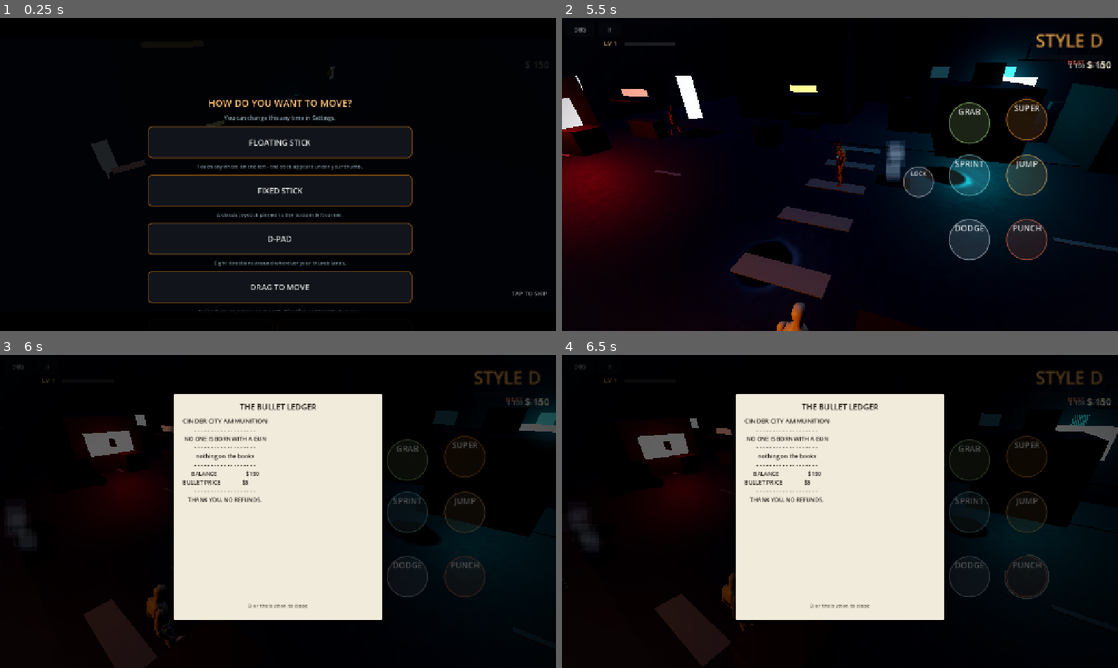
Above: before the commit, frames 1-4 (two rows, left to right).
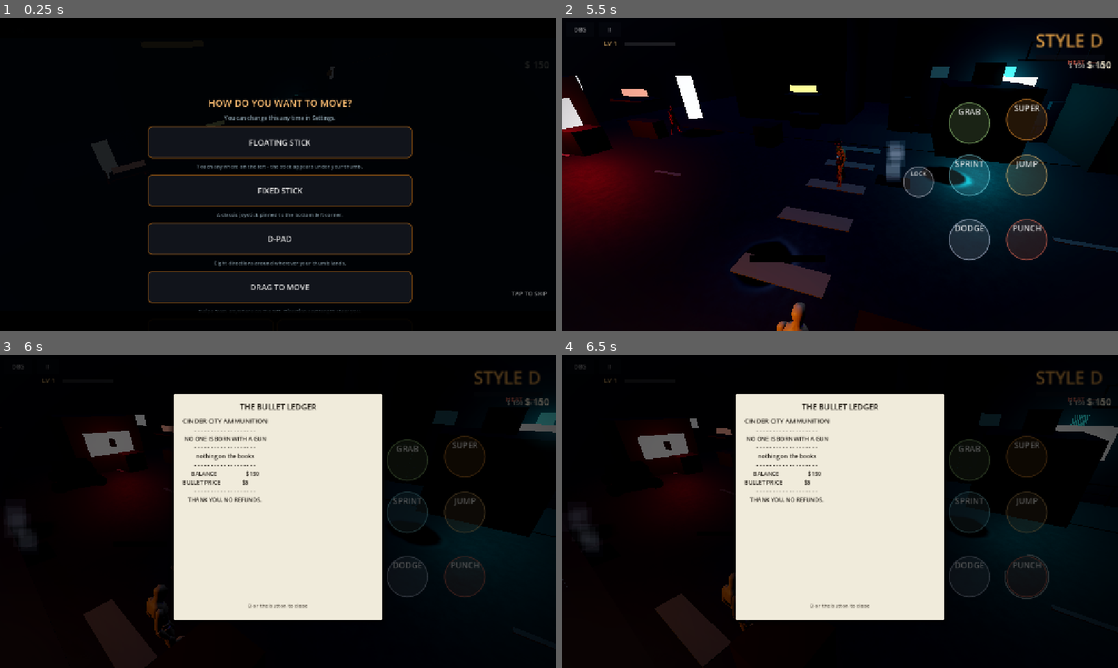
Above: after the commit, the same moments.

Repository: jamesrudh-arch/Barehands
Game: Godot game, scene res://scenes/main.tscn
The game is run twice, just before and just after one commit, with the same random seed, the same clock (stepped at 60 frames per second) and the same inputs.
Inputs (mouse positions are in pixels of both pictures, inside the frame that each line leads up to):
- Up to frame 1 (0.25 s): no input
- Up to frame 2 (5.5 s): click "FLOATING STICK" at 0.5 s; tap Enter (ui_accept) at 1.25 s; drag from (1029, 240) to (895, 105) at 1.27 s; drag from (967, 240) to (812, 237) at 2.02 s; move the mouse to (1029, 174) at 2.77 s; hold Right (ui_right) 2.78-3.5 s; tap L (lock) at 2.85 s; click (1029, 174) at 2.92 s; tap X (punch) at 3.05 s; drag from (967, 174) to (673, 127) at 3.52 s; drag from (967, 124) to (867, 174) at 4.27 s; drag from (917, 180) to (756, 96) at 5.02 s
- Up to frame 3 (6 s): move the mouse to (467, 455) at 5.77 s; hold Down (ui_down) from 5.78 s (still down); hold B (ledger) from 5.78 s (still down); click (467, 455) at 5.92 s
- Up to frame 4 (6.5 s): keep holding Down (ui_down); keep holding B (ledger); tap X (punch) at 6.05 s

Frame 1 is identical in both runs. In frame 2, 0.1% of the frame differs, in the area x 33-44%, y 75-78%; in frame 3, less than 0.1%; in frame 4, less than 0.1%.

Commit message:
B2.2: posture break + finisher opener (bible 4A)
Enemies now carry a posture bar (Tuning: posture_max 100, pre-seeded;
parry_posture_damage 30, pre-seeded; posture_regen_per_s 20,
posture_break_seconds 2.8 new). Landed hits fill it from
AttackData.posture_damage - the .tres set regenerated with lights
chipping (jab 4 ... hook 8) and heavies/counters threatening (20-35,
super 60, slams 30, throw_slam 40). A parried enemy bites off 30 more.
At the cap the enemy POSTURE-BREAKS: a long gold stagger (2.8 s) with a
gold flash, a ring, a style 'posture' bonus - and the FINISHER OPENER:
a heavy on a broken enemy executes exactly like on a nearly-done one
(player._swing_kind now reads posture_broken()). Regen only starts
2.5 s after the last threat and runs at 20/s, so sustained pressure
always reaches the break; only walking away drains the bar.

Visual: a code-built billboard bar above the head (two unshaded
quads, gold fill) shows the threat once past 6%; a brief full-bar
flash marks the break.

The stagger honours a duration now (parry 1.4 s, break 2.8 s); the
break flag clears whenever the enemy leaves STAGGER any other way.

Test: smoke_combat phase 4 drives five held heavies into a fresh
dummy (hp 30 - the finisher must come from posture, not low hp),
verifies the bar fills (peak 80+), the break stagger opens, and the
opener heavy EXECUTES the broken enemy. Writing it surfaced real
input-semantics knowledge now encoded in its comments: a held press
needs 0.30 s to become heavy (early release fires the light), a press
mid-swing buffers into the light chain, and re-pressing every frame
resets the hold age so the heavy never fires.

Also: tuning.gd had pre-seeded posture_max/parry_posture_damage - the
patch now uses those keys instead of duplicating them, and the enemy
lambda-as-local-call parse error became a proper _bar_quad() method.

Verified: import 0 errors; smoke_combat PASS (incl. posture phase) 0
errors; smoke_depth, smoke_combos 39, smoke all PASS 0 errors;
logic tests 9/9.

Diff:
--- a/bare-hands/attacks/backfist.tres
+++ b/bare-hands/attacks/backfist.tres
@@ -10,6 +10,7 @@
 knockback = Vector3(4.0, 0.0, 0.0)
 shake_intensity = 0.3
 camera_punch = 3.5
+posture_damage = 10.0
 cancel_start_ms = 150.0
 cancel_end_ms = 350.0
 haptic_pattern = "light"
--- a/bare-hands/attacks/cross.tres
+++ b/bare-hands/attacks/cross.tres
@@ -10,6 +10,7 @@
 knockback = Vector3(5.0, 0.0, 0.0)
 shake_intensity = 0.35
 camera_punch = 3.0
+posture_damage = 8.0
 cancel_start_ms = 150.0
 cancel_end_ms = 350.0
 haptic_pattern = "light"
--- a/bare-hands/attacks/hook.tres
+++ b/bare-hands/attacks/hook.tres
@@ -10,6 +10,7 @@
 knockback = Vector3(5.0, 0.0, 0.0)
 shake_intensity = 0.35
 camera_punch = 3.0
+posture_damage = 8.0
 cancel_start_ms = 150.0
 cancel_end_ms = 350.0
 haptic_pattern = "light"
--- a/bare-hands/attacks/jab.tres
+++ b/bare-hands/attacks/jab.tres
@@ -10,6 +10,7 @@
 knockback = Vector3(3.0, 0.0, 0.0)
 shake_intensity = 0.2
 camera_punch = 1.5
+posture_damage = 4.0
 cancel_start_ms = 150.0
 cancel_end_ms = 350.0
 haptic_pattern = "light"
--- a/bare-hands/attacks/knee.tres
+++ b/bare-hands/attacks/knee.tres
@@ -10,6 +10,7 @@
 knockback = Vector3(0.5, 0.0, 0.0)
 shake_intensity = 0.2
 camera_punch = 1.5
+posture_damage = 6.0
 cancel_start_ms = 0.0
 cancel_end_ms = 0.0
 haptic_pattern = "light"
--- a/bare-hands/attacks/slam_car.tres
+++ b/bare-hands/attacks/slam_car.tres
@@ -10,6 +10,7 @@
 knockback = Vector3(7.5, 0.0, 0.0)
 shake_intensity = 0.8
 camera_punch = 5.0
+posture_damage = 30.0
 cancel_start_ms = 0.0
 cancel_end_ms = 0.0
 haptic_pattern = "heavy"
--- a/bare-hands/attacks/slam_chain.tres
+++ b/bare-hands/attacks/slam_chain.tres
@@ -10,6 +10,7 @@
 knockback = Vector3(7.5, 0.0, 0.0)
 shake_intensity = 0.8
 camera_punch = 5.0
+posture_damage = 30.0
 cancel_start_ms = 0.0
 cancel_end_ms = 0.0
 haptic_pattern = "heavy"
--- a/bare-hands/attacks/slam_rail.tres
+++ b/bare-hands/attacks/slam_rail.tres
@@ -10,6 +10,7 @@
 knockback = Vector3(7.5, 0.0, 0.0)
 shake_intensity = 0.7
 camera_punch = 5.0
+posture_damage = 30.0
 cancel_start_ms = 0.0
 cancel_end_ms = 0.0
 haptic_pattern = "heavy"
--- a/bare-hands/attacks/slam_shutter.tres
+++ b/bare-hands/attacks/slam_shutter.tres
@@ -10,6 +10,7 @@
 knockback = Vector3(7.5, 0.0, 0.0)
 shake_intensity = 0.8
 camera_punch = 5.0
+posture_damage = 30.0
 cancel_start_ms = 0.0
 cancel_end_ms = 0.0
 haptic_pattern = "heavy"
--- a/bare-hands/attacks/slam_wall.tres
+++ b/bare-hands/attacks/slam_wall.tres
@@ -10,6 +10,7 @@
 knockback = Vector3(7.5, 0.0, 0.0)
 shake_intensity = 0.7
 camera_punch = 5.0
+posture_damage = 30.0
 cancel_start_ms = 0.0
 cancel_end_ms = 0.0
 haptic_pattern = "heavy"
--- a/bare-hands/attacks/sweep.tres
+++ b/bare-hands/attacks/sweep.tres
@@ -10,6 +10,7 @@
 knockback = Vector3(1.6, 0.0, 0.0)
 shake_intensity = 0.5
 camera_punch = 4.0
+posture_damage = 20.0
 cancel_start_ms = 0.0
 cancel_end_ms = 0.0
 haptic_pattern = "heavy"
--- a/bare-hands/attacks/tap.tres
+++ b/bare-hands/attacks/tap.tres
@@ -10,6 +10,7 @@
 knockback = Vector3(0.6, 0.0, 0.0)
 shake_intensity = 0.15
 camera_punch = 1.0
+posture_damage = 2.0
 cancel_start_ms = 0.0
 cancel_end_ms = 0.0
 haptic_pattern = "light"
--- a/bare-hands/attacks/throw_slam.tres
+++ b/bare-hands/attacks/throw_slam.tres
@@ -10,6 +10,7 @@
 knockback = Vector3(2.0, 2.0, 0.0)
 shake_intensity = 0.7
 camera_punch = 5.0
+posture_damage = 40.0
 cancel_start_ms = 0.0
 cancel_end_ms = 0.0
 haptic_pattern = "heavy"
--- a/bare-hands/scripts/attack_data.gd
+++ b/bare-hands/scripts/attack_data.gd
@@ -60,15 +60,15 @@
 ## values. The .tres files under res://attacks/ override these; a missing
 ## or broken .tres falls back here so a fight can never crash.
 const DEFAULTS := {
-	"jab": {"damage": 1, "hitstop_frames": 4, "knockback": Vector3(3.0, 0.0, 0.0),
+	"jab": {"damage": 1, "hitstop_frames": 4, "knockback": Vector3(3.0, 0.0, 0.0), "posture_damage": 4.0,
 		"shake_intensity": 0.2, "camera_punch": 1.5, "haptic_pattern": "light",
 		"audio_layers": ["punch_med_0"], "style_tag": "jab", "super_gain": 1.0,
 		"cancel_start_ms": 150.0, "cancel_end_ms": 350.0},
-	"cross": {"damage": 2, "hitstop_frames": 7, "knockback": Vector3(5.0, 0.0, 0.0),
+	"cross": {"damage": 2, "hitstop_frames": 7, "knockback": Vector3(5.0, 0.0, 0.0), "posture_damage": 8.0,
 		"shake_intensity": 0.35, "camera_punch": 3.0, "haptic_pattern": "light",
 		"audio_layers": ["punch_heavy_0", "body_med_0"], "style_tag": "cross",
 		"super_gain": 2.0, "cancel_start_ms": 150.0, "cancel_end_ms": 350.0},
-	"hook": {"damage": 2, "hitstop_frames": 7, "knockback": Vector3(5.0, 0.0, 0.0),
+	"hook": {"damage": 2, "hitstop_frames": 7, "knockback": Vector3(5.0, 0.0, 0.0), "posture_damage": 8.0,
 		"shake_intensity": 0.35, "camera_punch": 3.0, "haptic_pattern": "light",
 		"audio_layers": ["punch_heavy_0", "body_med_0"], "style_tag": "hook",
 		"super_gain": 2.0, "cancel_start_ms": 150.0, "cancel_end_ms": 350.0},
@@ -101,7 +101,7 @@
 		"shake_intensity": 0.45, "camera_punch": 4.5, "haptic_pattern": "heavy",
 		"audio_layers": ["body_heavy_0"], "style_tag": "kick", "super_gain": 2.0,
 		"cancel_start_ms": 0.0, "cancel_end_ms": 0.0, "posture_damage": 15.0},
-	"backfist": {"damage": 2, "hitstop_frames": 6, "knockback": Vector3(4.0, 0.0, 0.0),
+	"backfist": {"damage": 2, "hitstop_frames": 6, "knockback": Vector3(4.0, 0.0, 0.0), "posture_damage": 10.0,
 		"shake_intensity": 0.3, "camera_punch": 3.5, "haptic_pattern": "light",
 		"audio_layers": ["punch_med_1"], "style_tag": "backfist", "super_gain": 2.0,
 		"cancel_start_ms": 150.0, "cancel_end_ms": 350.0},
@@ -120,44 +120,44 @@
 		"audio_layers": ["metal_ring_0", "sub_hit_0"], "style_tag": "pipe_heavy",
 		"super_gain": 3.0, "cancel_start_ms": 0.0, "cancel_end_ms": 0.0,
 		"posture_damage": 35.0},
-	"knee": {"damage": 1, "hitstop_frames": 4, "knockback": Vector3(0.5, 0.0, 0.0),
+	"knee": {"damage": 1, "hitstop_frames": 4, "knockback": Vector3(0.5, 0.0, 0.0), "posture_damage": 6.0,
 		"shake_intensity": 0.2, "camera_punch": 1.5, "haptic_pattern": "light",
 		"audio_layers": ["punch_med_2"], "style_tag": "knee", "super_gain": 1.0,
 		"cancel_start_ms": 0.0, "cancel_end_ms": 0.0},
-	"throw_slam": {"damage": 3, "hitstop_frames": 8, "knockback": Vector3(2.0, 2.0, 0.0),
+	"throw_slam": {"damage": 3, "hitstop_frames": 8, "knockback": Vector3(2.0, 2.0, 0.0), "posture_damage": 40.0,
 		"shake_intensity": 0.7, "camera_punch": 5.0, "haptic_pattern": "heavy",
 		"audio_layers": ["wood_heavy_0", "sub_hit_0"], "style_tag": "throw_slam",
 		"super_gain": 3.0, "cancel_start_ms": 0.0, "cancel_end_ms": 0.0},
-	"tap": {"damage": 1, "hitstop_frames": 3, "knockback": Vector3(0.6, 0.0, 0.0),
+	"tap": {"damage": 1, "hitstop_frames": 3, "knockback": Vector3(0.6, 0.0, 0.0), "posture_damage": 2.0,
 		"shake_intensity": 0.15, "camera_punch": 1.0, "haptic_pattern": "light",
 		"audio_layers": ["punch_med_0"], "style_tag": "tap", "super_gain": 0.5,
 		"cancel_start_ms": 0.0, "cancel_end_ms": 0.0},
-	"slam_wall": {"damage": 99, "hitstop_frames": 8, "knockback": Vector3(7.5, 0.0, 0.0),
+	"slam_wall": {"damage": 99, "hitstop_frames": 8, "knockback": Vector3(7.5, 0.0, 0.0), "posture_damage": 30.0,
 		"shake_intensity": 0.7, "camera_punch": 5.0, "haptic_pattern": "heavy",
 		"audio_layers": ["wood_heavy_0", "sub_hit_0"], "style_tag": "slam",
 		"super_gain": 3.0, "cancel_start_ms": 0.0, "cancel_end_ms": 0.0,
 		"slow_mo_seconds": 0.4, "slow_mo_scale": 0.45},
-	"slam_car": {"damage": 99, "hitstop_frames": 8, "knockback": Vector3(7.5, 0.0, 0.0),
+	"slam_car": {"damage": 99, "hitstop_frames": 8, "knockback": Vector3(7.5, 0.0, 0.0), "posture_damage": 30.0,
 		"shake_intensity": 0.8, "camera_punch": 5.0, "haptic_pattern": "heavy",
 		"audio_layers": ["metal_ring_0", "sub_hit_0"], "style_tag": "slam",
 		"super_gain": 3.0, "cancel_start_ms": 0.0, "cancel_end_ms": 0.0,
 		"slow_mo_seconds": 0.4, "slow_mo_scale": 0.45},
-	"slam_rail": {"damage": 99, "hitstop_frames": 8, "knockback": Vector3(7.5, 0.0, 0.0),
+	"slam_rail": {"damage": 99, "hitstop_frames": 8, "knockback": Vector3(7.5, 0.0, 0.0), "posture_damage": 30.0,
 		"shake_intensity": 0.7, "camera_punch": 5.0, "haptic_pattern": "heavy",
 		"audio_layers": ["metal_ring_0", "sub_hit_0"], "style_tag": "slam",
 		"super_gain": 3.0, "cancel_start_ms": 0.0, "cancel_end_ms": 0.0,
 		"slow_mo_seconds": 0.4, "slow_mo_scale": 0.45},
-	"slam_shutter": {"damage": 99, "hitstop_frames": 8, "knockback": Vector3(7.5, 0.0, 0.0),
+	"slam_shutter": {"damage": 99, "hitstop_frames": 8, "knockback": Vector3(7.5, 0.0, 0.0), "posture_damage": 30.0,
 		"shake_intensity": 0.8, "camera_punch": 5.0, "haptic_pattern": "heavy",
 		"audio_layers": ["metal_ring_0", "glass_med_0"], "style_tag": "slam",
 		"super_gain": 3.0, "cancel_start_ms": 0.0, "cancel_end_ms": 0.0,
 		"slow_mo_seconds": 0.4, "slow_mo_scale": 0.45},
-	"slam_chain": {"damage": 99, "hitstop_frames": 8, "knockback": Vector3(7.5, 0.0, 0.0),
+	"slam_chain": {"damage": 99, "hitstop_frames": 8, "knockback": Vector3(7.5, 0.0, 0.0), "posture_damage": 30.0,
 		"shake_intensity": 0.8, "camera_punch": 5.0, "haptic_pattern": "heavy",
 		"audio_layers": ["metal_ring_1", "sub_hit_0"], "style_tag": "slam",
 		"super_gain": 3.0, "cancel_start_ms": 0.0, "cancel_end_ms": 0.0,
 		"slow_mo_seconds": 0.4, "slow_mo_scale": 0.45},
-	"sweep": {"damage": 2, "hitstop_frames": 6, "knockback": Vector3(1.6, 0.0, 0.0),
+	"sweep": {"damage": 2, "hitstop_frames": 6, "knockback": Vector3(1.6, 0.0, 0.0), "posture_damage": 20.0,
 		"shake_intensity": 0.5, "camera_punch": 4.0, "haptic_pattern": "heavy",
 		"audio_layers": ["body_heavy_0"], "style_tag": "sweep", "super_gain": 2.0,
 		"cancel_start_ms": 0.0, "cancel_end_ms": 0.0},
--- a/bare-hands/scripts/enemy.gd
+++ b/bare-hands/scripts/enemy.gd
@@ -29,6 +29,13 @@
 var _edge_color := Color(1, 1, 1)
 var _struck := false
 var _topple := 0.0
+# posture (Batch 2, bible 4A): fills from landed hits and parries; at the
+# cap the enemy BREAKS - a long gold stagger that opens the finisher.
+var posture := 0.0
+var _posture_at := 0  # msec of the last posture damage (regen delay)
+var _posture_break := false
+var _stagger_dur := 1.4
+var _posture_fill: MeshInstance3D = null  # billboard gold bar
 var _combo_step := 0  # boss: where in the 3-hit combo we are
 var _next_is_grab := false  # boss: every third attack cycle is a grab
 var _cycle := 0
@@ -52,6 +59,7 @@
 
 
 func _ready() -> void:
+	_build_posture_bar()
 	add_to_group("enemy")
 	hp = max_hp
 	_spawn = global_position
@@ -127,6 +135,7 @@
 		return  # selective hitstop: the target holds mid-impact
 	_t += delta
 	_state_t += delta
+	_posture_step(delta)
 	if not is_on_floor():
 		# a launched enemy falls HEAVIER: a floaty arc reads as a figure
 		# hovering over the HUD on the phone
@@ -179,7 +188,7 @@
 				_enter(State.IDLE if kind == 0 else State.WALK)
 		State.STAGGER:
 			_brake(delta)
-			if _state_t > 1.4:
+			if _state_t > _stagger_dur:
 				_enter(State.RECOVER)
 		State.DOWN:
 			_brake(delta)
@@ -301,6 +310,7 @@
 ## Shared parry flow: the attacker is staggered, the counter window opens.
 func parried() -> void:
 	Fx.slow_mo(0.7, 0.35)
+	_posture_gain(Tuning.v("parry_posture_damage"))
 	var p := _player()
 	if p:
 		p.open_counter(1.3)
@@ -333,10 +343,11 @@
 	dir.y = 0.0
 	dir = dir.normalized()
 	var dmg := _damage_of(hit_kind)
-	# knockback lives in res://attacks/<kind>.tres (x = push along the
-	# hit, y = lift, z = lateral); the match below keeps only the
-	# reaction identity - anim, flash, launches, DOWN states.
-	var knock := AttackData.for_attack(hit_kind).knockback.x
+	# knockback and posture both live in res://attacks/<kind>.tres
+	# (knockback: x = push, y = lift, z = lateral); the match below keeps
+	# only the reaction identity - anim, flash, launches, DOWN states.
+	var ad := AttackData.for_attack(hit_kind)
+	var knock := ad.knockback.x
 	match hit_kind:
 		"jab":
 			_play("Hit_Chest", 0.04, 1.5)
@@ -426,9 +437,11 @@
 			_die(hit_kind)
 		return
 	velocity = dir * knock
+	if not armoured_hit:
+		_posture_gain(ad.posture_damage)
 	if hp <= 0:
 		_die(hit_kind)
-	elif hit_kind != "knee":
+	elif hit_kind != "knee" and not _posture_break:
 		_enter(State.FLINCH)
 
 
@@ -493,6 +506,86 @@
 func _enter(s: int) -> void:
 	state = s
 	_state_t = 0.0
+	if s != State.STAGGER:
+		_posture_break = false
+		_stagger_dur = 1.4
+
+
+## --- posture (Batch 2) ------------------------------------------------------------
+
+func posture_broken() -> bool:
+	return _posture_break
+
+
+## Posture damage from a landed hit or a parry. At the cap: the BREAK -
+## a long gold stagger that opens the finisher window.
+func _posture_gain(amount: float) -> void:
+	if amount <= 0.0 or state in [State.DOWN, State.GRABBED, State.LAUNCHED]:
+		return
+	_posture_at = Time.get_ticks_msec()
+	posture = minf(posture + amount, Tuning.v("posture_max"))
+	if posture >= Tuning.v("posture_max"):
+		posture = 0.0
+		_posture_break = true
+		_stagger_dur = Tuning.v("posture_break_seconds")
+		_enter(State.STAGGER)
+		_play("Hit_Head", 0.05, 0.8)
+		_flash_white(Color(1.0, 0.85, 0.2), 3.2)  # gold: the tell
+		Sound.play("metal_ring_1", -8.0, 0.7)
+		Fx.shake(0.3)
+		if _style():
+			_style().add("posture")
+		_posture_flash_bar()
+
+
+func _posture_step(delta: float) -> void:
+	# the bar eases back down once nothing has threatened it for a beat -
+	# slow enough that SUSTAINED pressure always reaches the break; only
+	# walking away (a whiffed string, a reset) lets it drain
+	if _posture_at > 0 and Time.get_ticks_msec() - _posture_at > 2500:
+		posture = maxf(posture - Tuning.v("posture_regen_per_s") * delta, 0.0)
+	if _posture_fill != null:
+		var frac := clampf(posture / Tuning.v("posture_max"), 0.0, 1.0)
+		_posture_fill.visible = frac > 0.06
+		_posture_fill.scale.x = maxf(frac, 0.01)
+		_posture_fill.position.x = -0.35 * (1.0 - frac)
+
+
+## A brief all-bar flash as the break lands (the bar empties, so the
+## flash is the cue the window opened).
+func _posture_flash_bar() -> void:
+	if _posture_fill == null:
+		return
+	var tw := create_tween()
+	_posture_fill.visible = true
+	_posture_fill.scale.x = 1.0
+	_posture_fill.position.x = 0.0
+	tw.tween_interval(0.35)
+	tw.tween_callback(func() -> void: _posture_fill.visible = false)
+
+
+## The billboard: two unshaded quads above the head, gold fill on dark.
+func _build_posture_bar() -> void:
+	var holder := Node3D.new()
+	holder.position = Vector3(0.0, 2.45, 0.0)
+	add_child(holder)
+	_bar_quad(holder, 0.74, Color(0.05, 0.05, 0.06, 0.85))
+	_posture_fill = _bar_quad(holder, 0.7, Color(1.0, 0.82, 0.25))
+	_posture_fill.visible = false
+
+
+func _bar_quad(parent: Node, size_x: float, color: Color) -> MeshInstance3D:
+	var mi := MeshInstance3D.new()
+	var q := QuadMesh.new()
+	q.size = Vector2(size_x, 0.07)
+	var m := StandardMaterial3D.new()
+	m.shading_mode = BaseMaterial3D.SHADING_MODE_UNSHADED
+	m.billboard_mode = BaseMaterial3D.BILLBOARD_ENABLED
+	m.albedo_color = color
+	q.material = m
+	mi.mesh = q
+	parent.add_child(mi)
+	return mi
 
 
 func _brake(delta: float) -> void:
--- a/bare-hands/scripts/player.gd
+++ b/bare-hands/scripts/player.gd
@@ -654,7 +654,8 @@
 	if _punch_heavy:
 		if has_pipe:
 			return "pipe_heavy"
-		if target.hp <= 2 and target.state != Enemy.State.DOWN:
+		if (target.hp <= 2 or target.posture_broken()) \
+				and target.state != Enemy.State.DOWN:
 			return "finisher"
 		if target.state == Enemy.State.STAGGER or target.state == Enemy.State.FLINCH:
 			return "launcher"
--- a/bare-hands/scripts/style_meter.gd
+++ b/bare-hands/scripts/style_meter.gd
@@ -6,7 +6,7 @@
 
 const BASE := {
 	"jab": 6.0, "cross": 10.0, "dodge": 8.0, "parry": 18.0,
-	"counter": 25.0, "slam": 35.0, "takedown": 15.0,
+	"counter": 25.0, "slam": 35.0, "takedown": 15.0, "posture": 22.0,
 }
 const RANKS := ["D", "C", "B", "A", "S"]
 const MULT := [1.0, 1.2, 1.5, 2.0, 3.0]
--- a/bare-hands/scripts/tuning.gd
+++ b/bare-hands/scripts/tuning.gd
@@ -27,6 +27,8 @@
 	"hitstop_light_frames": 3.0,
 	"hitstop_heavy_frames": 8.0,
 	"input_buffer_ms": 350.0,  # shipped feel (the design guess was 200)
+	"posture_regen_per_s": 20.0,
+	"posture_break_seconds": 2.8,  # the finisher window
 	"attack_tokens_ring": 2.0,  # bible 4A: max concurrent attackers, 3-4 engaged
 	"attack_tokens_crowd": 3.0,  # bible 4A: max concurrent attackers, 5+ engaged
 	"parry_window_ms": 300.0,
--- a/bare-hands/tests/smoke_combat.gd
+++ b/bare-hands/tests/smoke_combat.gd
@@ -19,6 +19,14 @@
 
 var _saw_punch_anim := false
 var _saw_slowmo := false
+var _posture_peak := 0.0
+var _posture_broke := false
+var _posture_hold := false
+var _posture_landed := 0
+var _posture_hp_last := 30
+var _posture_pf := -1
+var _posture_saw_heavy := false
+var _posture_opener := false
 var _tele_at := -1
 var _dodged := false
 var _counter_punched := false
@@ -74,6 +82,8 @@
 			_parry()
 		3:
 			_slam()
+		4:
+			_posture()
 		_:
 			_finish()
 
@@ -198,6 +208,84 @@
 		_next()
 
 
+# --- 4: posture break opens the finisher (Batch 2, bible 4A) ------------------
+
+
+func _posture() -> void:
+	if _pf == 1:
+		# a FRESH dummy with plenty of hp: the finisher must come from the
+		# posture break, not from a low-hp read
+		# far WEST, clear of the crate the slam phase left behind: the
+		# heavies knock the dummy east ~2 m each and the chase must have room
+		_dummy.global_position = Vector3(-14.5, 0.02, 0.5)
+		_dummy.velocity = Vector3.ZERO
+		_dummy.state = Enemy.State.IDLE
+		_dummy.set("hp", 30)
+		_dummy.set("posture", 0.0)
+		_player.global_position = Vector3(-15.6, 0.05, 0.5)
+		_player.velocity = Vector3.ZERO
+		_face_east()
+		_posture_peak = 0.0
+		_posture_broke = false
+		_posture_hold = false
+		_posture_landed = 0
+		_posture_hp_last = 30
+	# a fresh HEAVY only when free. The hold must outlast the 0.30 s
+	# heavy threshold - releasing early fires the LIGHT instead - so hold
+	# until the heavy swing has actually started, then release once it
+	# ends. Before each press the dummy is re-snapped in front of the
+	# hero: knockback drift must not decide whether the test can reach
+	# the bar (the street's props are not this phase's subject).
+	_set_move(Vector2(0, -1))
+	if _pf >= 10 and not _posture_hold \
+			and _player.state != Player.State.PUNCH and not _posture_broke:
+		_dummy.velocity = Vector3.ZERO
+		_dummy.global_position = _player.global_position + Vector3(1.1, 0.0, 0.0)
+		InputBus.punch_press()
+		_posture_hold = true
+	if _posture_hold:
+		if _player.state == Player.State.PUNCH and bool(_player.get("_punch_heavy")):
+			_posture_saw_heavy = true
+		if _posture_saw_heavy and _player.state != Player.State.PUNCH:
+			InputBus.punch_release()
+			_posture_hold = false
+			_posture_saw_heavy = false
+	_posture_peak = maxf(_posture_peak, float(_dummy.get("posture")))
+	if _dummy.state == Enemy.State.STAGGER and bool(_dummy.get("_posture_break")):
+		_posture_broke = true
+		if _posture_pf < 0:
+			_posture_pf = _pf
+	if _posture_broke and _pf == _posture_pf + 30:
+		InputBus.punch_release()
+		_set_move(Vector2.ZERO)
+		_check(_posture_peak >= 80.0, "heavies fill the posture bar (max %.0f)" % _posture_peak)
+		_check(float(_dummy.get("hp")) > 2.0, "finisher came from posture, not low hp (hp %.0f)" % float(_dummy.get("hp")))
+	# the opener: a HEAVY on a broken enemy - pressed ONCE when the hero is
+	# free (a press every frame would reset the hold age and the heavy
+	# threshold would never be reached; a press mid-swing buffers a light)
+	if _posture_broke and not _posture_opener and _pf > _posture_pf + 30 \
+			and _player.state != Player.State.PUNCH:
+		_posture_opener = true
+		_dummy.velocity = Vector3.ZERO
+		_dummy.global_position = _player.global_position + Vector3(1.1, 0.0, 0.0)
+		InputBus.punch_press()
+	if _posture_broke and _posture_opener and _posture_saw_heavy \
+			and _player.state != Player.State.PUNCH and _pf > _posture_pf + 40:
+		InputBus.punch_release()
+		_posture_opener = false
+	if _posture_broke and _pf == _posture_pf + 160:
+		InputBus.punch_release()
+		_check(_dummy.state == Enemy.State.DOWN, "the opener executes the broken enemy (state %d)" % _dummy.state)
+		_check(Engine.time_scale == 1.0, "time scale clean after the break flow")
+		_next()
+	if _pf == 800 and not _posture_broke:
+		# the break never came - fail honestly and move on
+		InputBus.punch_release()
+		_set_move(Vector2.ZERO)
+		_check(false, "the bar never broke (peak %.0f, landed pattern off)" % _posture_peak)
+		_next()
+
+
 func _finish() -> void:
 	_check(Engine.time_scale == 1.0, "Engine.time_scale back to 1.0 at exit")
 	_check(_style.cash > 0, "cash points banked for the batch ($%d)" % _style.cash)
